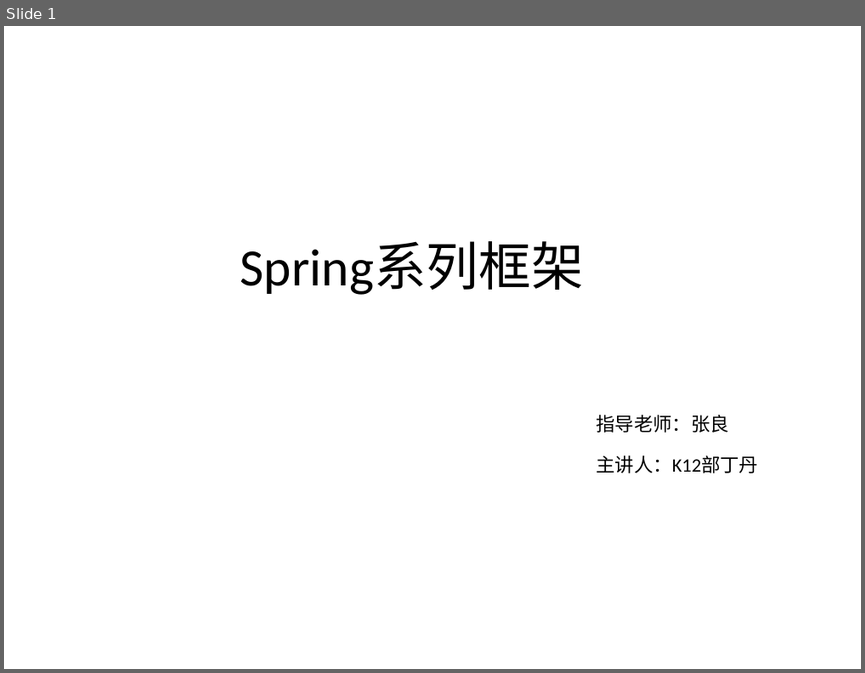
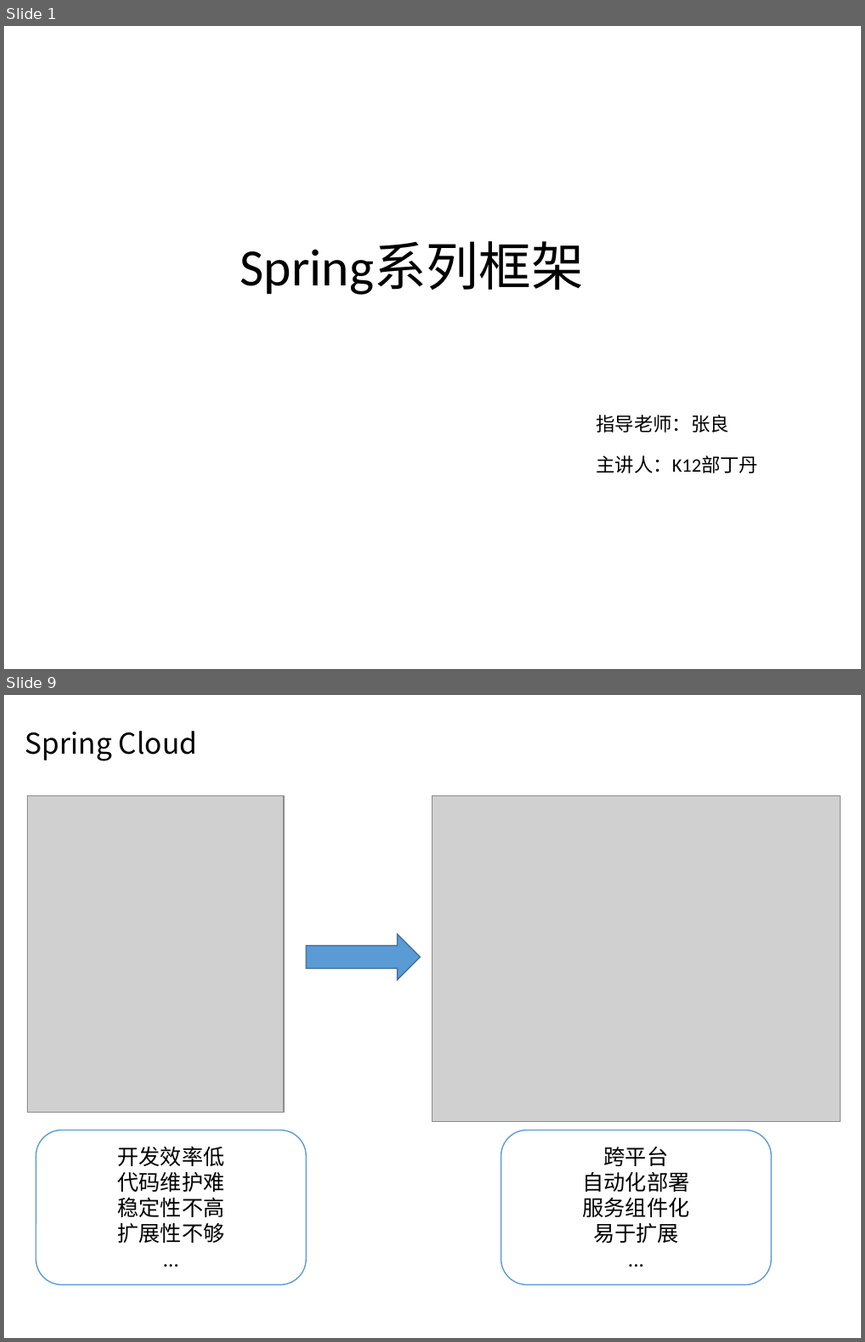
Before and after one commit to Sara-D/Spring, a slide deck: Spring.pptx. Shown one above the other, each under a label of ours: slide 1 before the commit, slides 1 and 9 after it; the slides between them are not shown. The pictures are 865x673 and 865x1342 pixels, drawn with LibreOffice and Linux fonts; fonts in the diff are those of the drawing; grey boxes stand for pictures; background and template pictures are left out. Boxes give left, top, right and bottom in pixels: in the first picture for what was removed or moved away, otherwise in the second. Text is boxed around its words. In the diff, an @@ line names an element or a change of style, - is before the commit and + after.

```diff
--- a/Spring.pptx
+++ b/Spring.pptx
@@ slide 9 added at bbox=[4, 695, 861, 1338], background picture (left out) @@
@@ text added at bbox=[25, 731, 198, 761], 24 pt, text #000000 @@
+Spring Cloud
@@ picture added at bbox=[28, 796, 284, 1112] @@
@@ picture added at bbox=[432, 796, 840, 1122] @@
@@ right arrow added at bbox=[306, 934, 420, 980], fill #5B9BD5, outline #43739E 1 pt @@
@@ rounded rectangle added at bbox=[35, 1129, 306, 1283], fill #FFFFFF, outline #5B9BD5 1 pt, 18 pt, text #000000 @@
+开发效率低
+代码维护难
+稳定性不高
+扩展性不够
+...
@@ rounded rectangle added at bbox=[501, 1129, 771, 1283], fill #FFFFFF, outline #5B9BD5 1 pt, 18 pt, text #000000 @@
+跨平台
+自动化部署
+服务组件化
+易于扩展
+...
```
Also in this commit, not shown: 5 slides changed, 4 other slides added, 3 slides removed.
